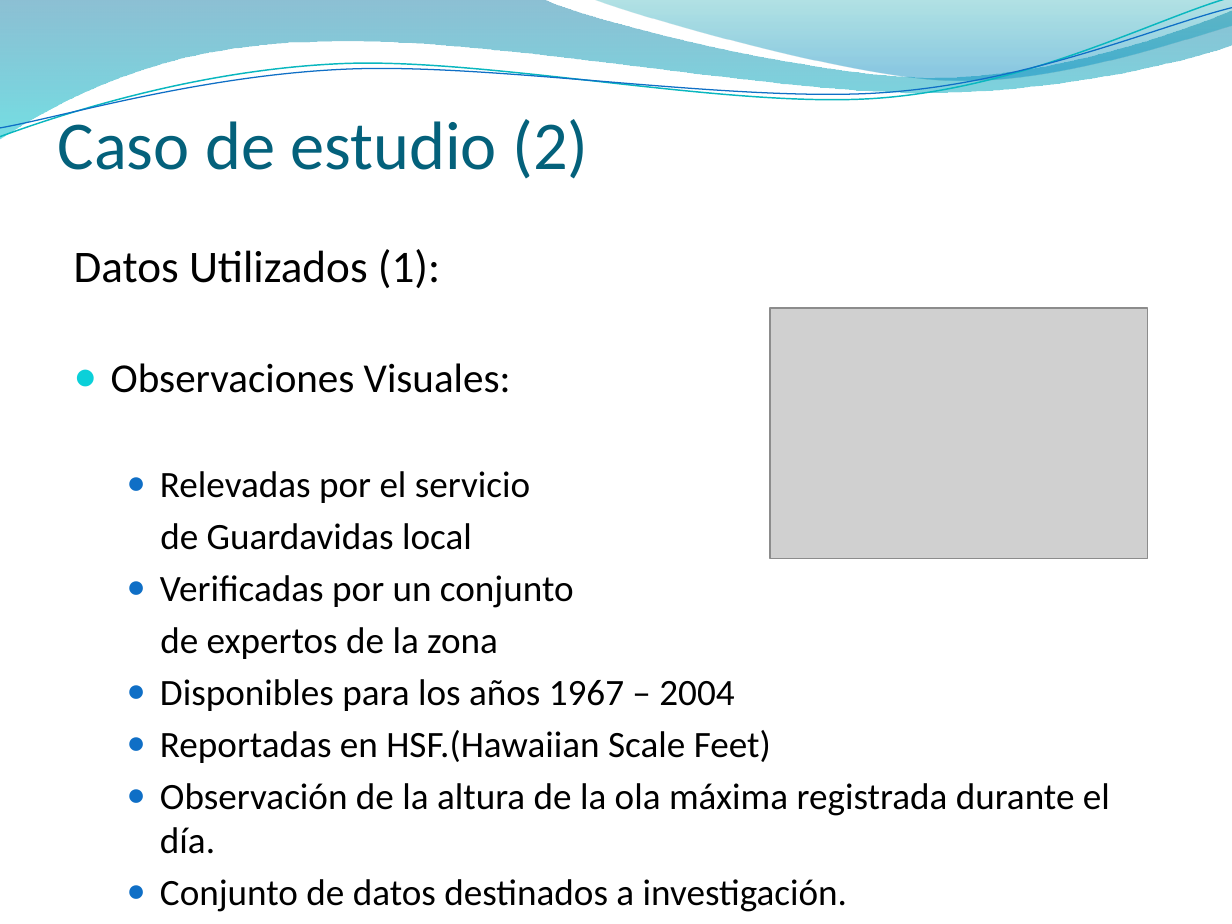
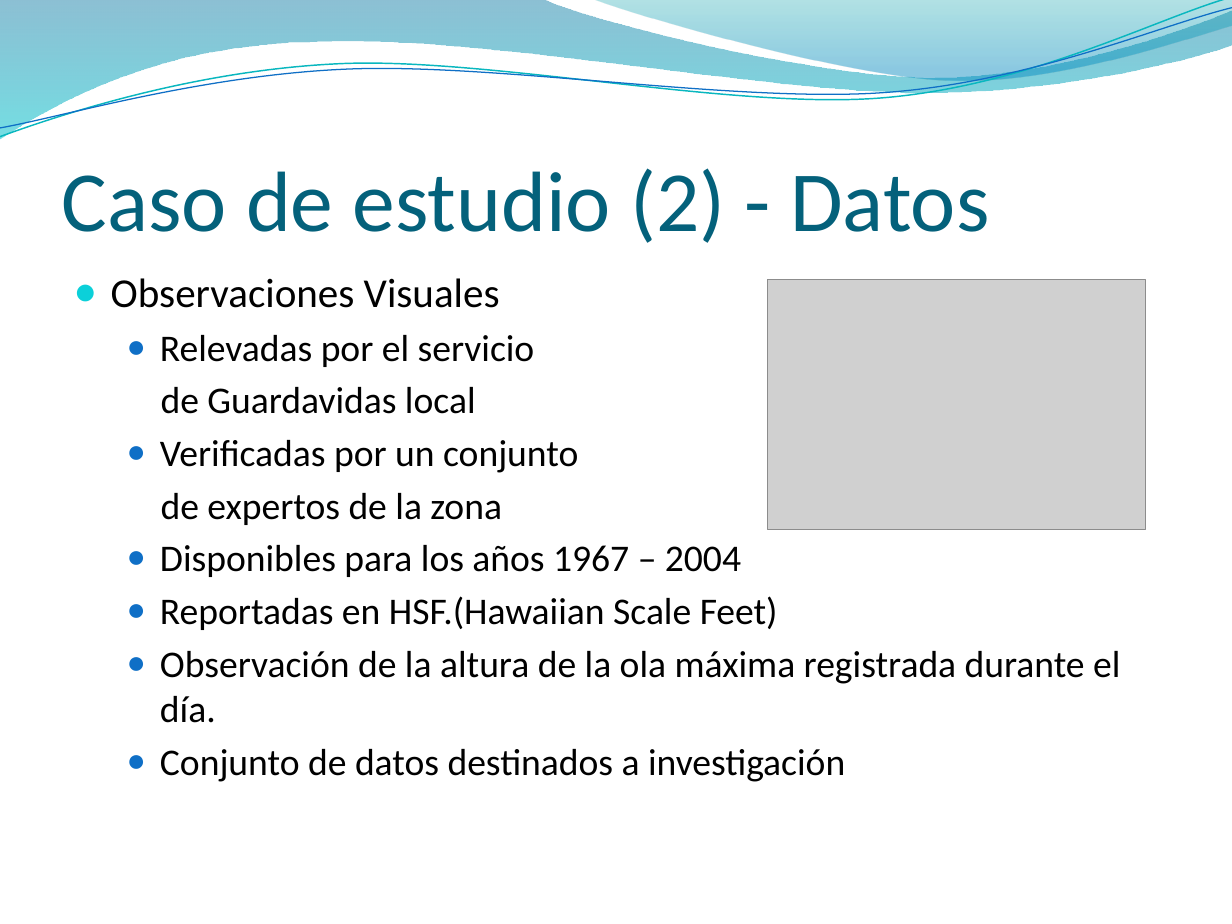
Before and after one commit to jaffadog/neuralito, a slide deck: slide 25 of neuralito/ArfGen/docs/Entregas/Informe Final/presentacion/esteban2.pptx (slide 24 before the commit). Drawn at 1232x924 pixels with LibreOffice and Linux fonts; fonts in the diff are those of the drawing; grey boxes stand for pictures; background and template pictures are left out. Boxes give left, top, right and bottom in pixels: in the first picture for what was removed or moved away, otherwise in the second. Text is boxed around its words. In the diff, an @@ line names an element or a change of style, - is before the commit and + after.

```diff
--- a/neuralito/ArfGen/docs/Entregas/Informe Final/presentacion/esteban2.pptx
+++ b/neuralito/ArfGen/docs/Entregas/Informe Final/presentacion/esteban2.pptx
@@ title at bbox=[62, 168, 989, 243]: text changed; size 40 to 50 pt @@
-Caso de estudio (2)
+Caso de estudio (2) - Datos
@@ text "Observaciones Visuales": place and size @@
-text "Observaciones Visuales" at bbox=[74, 249, 1110, 912]
+text "Observaciones Visuales" at bbox=[111, 278, 1120, 782]
@@ text at bbox=[111, 278, 500, 308]: text changed @@
-Datos Utilizados (1):
-● Observaciones Visuales:
+● Observaciones Visuales
@@ picture: place and size @@
-picture at bbox=[770, 308, 1147, 558]
+picture at bbox=[768, 280, 1145, 530]
@@ text at bbox=[160, 335, 1120, 723]: size 21.7 to 22 pt in "Relevadas por el servicio", "de Guardavidas local", "Verificadas por un conjunto", "de expertos de la zona" and 3 more places @@
@@ text at bbox=[160, 749, 845, 782]: text changed; size 21.7 to 22 pt @@
-  ● Conjunto de datos destinados a investigación.
+  ● Conjunto de datos destinados a investigación
```
Also in this commit, not shown: 21 other slides changed, 3 slides added, 1 slide removed.
